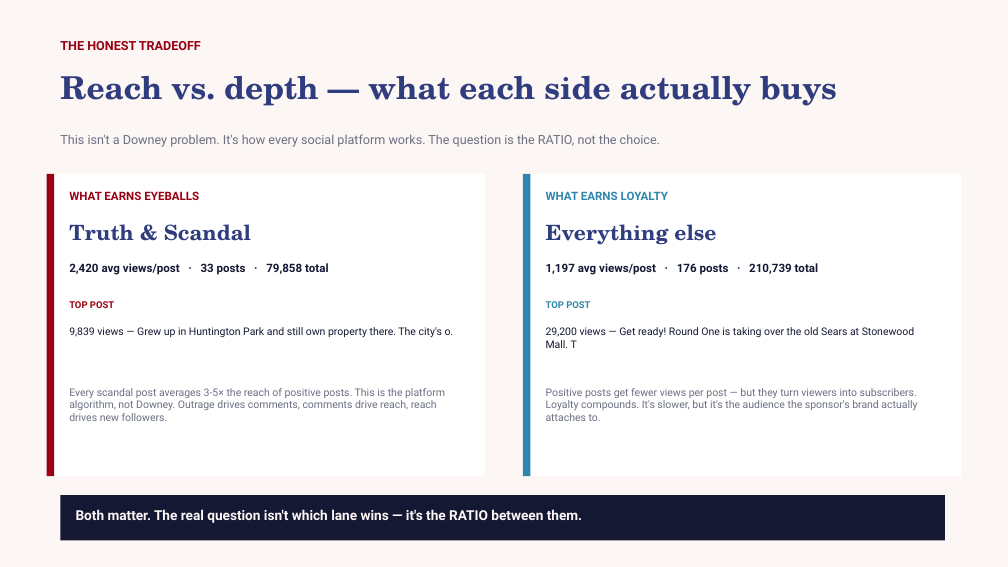
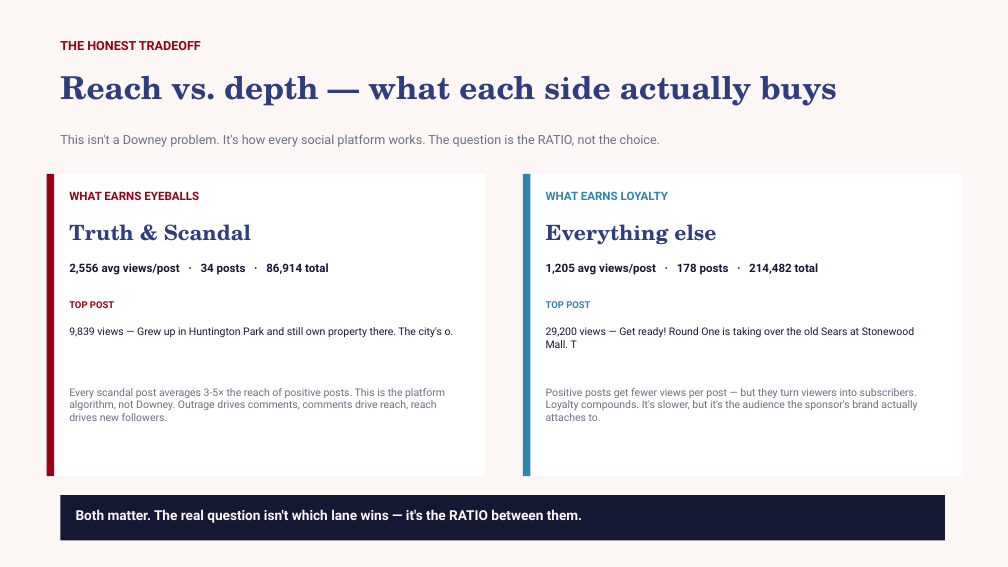
Before and after one commit to zvmmer/talking-downey-kpis, a slide deck: slide 20 of SPONSOR_CONTENT_REPORT.pptx. Drawn at 1008x567 pixels with LibreOffice and Linux fonts; fonts in the diff are those of the drawing. Boxes give left, top, right and bottom in pixels: in the first picture for what was removed or moved away, otherwise in the second. Text is boxed around its words. In the diff, an @@ line names an element or a change of style, - is before the commit and + after.

```diff
--- a/SPONSOR_CONTENT_REPORT.pptx
+++ b/SPONSOR_CONTENT_REPORT.pptx
@@ text at <box>69,263,328,275</box>: text changed @@
-2,420 avg views/post · 33 posts · 79,858 total
+2,556 avg views/post · 34 posts · 86,914 total
@@ text at <box>546,263,818,275</box>: text changed @@
-1,197 avg views/post · 176 posts · 210,739 total
+1,205 avg views/post · 178 posts · 214,482 total
```
Also in this commit, not shown: 14 other slides changed, 5 other files.
